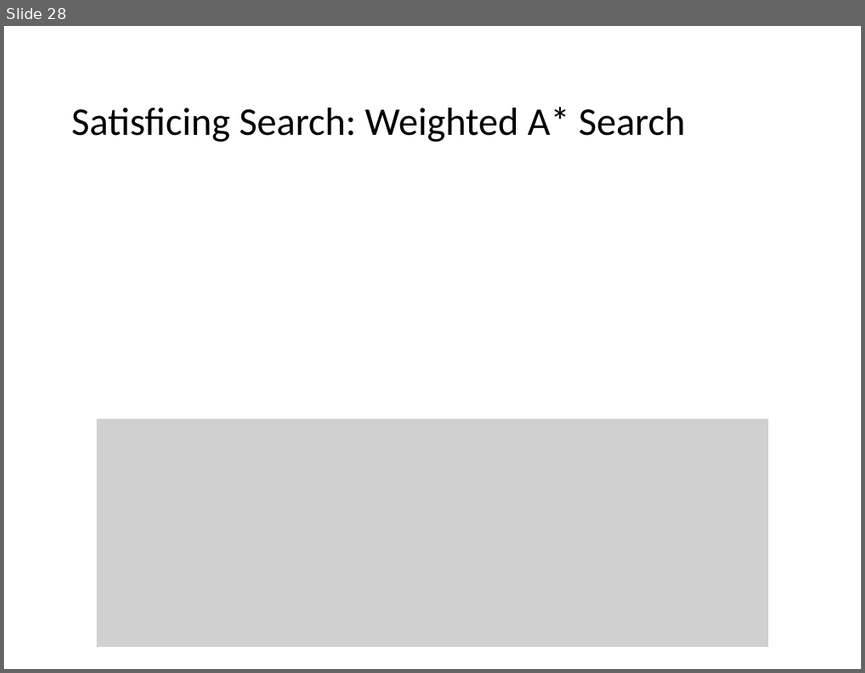
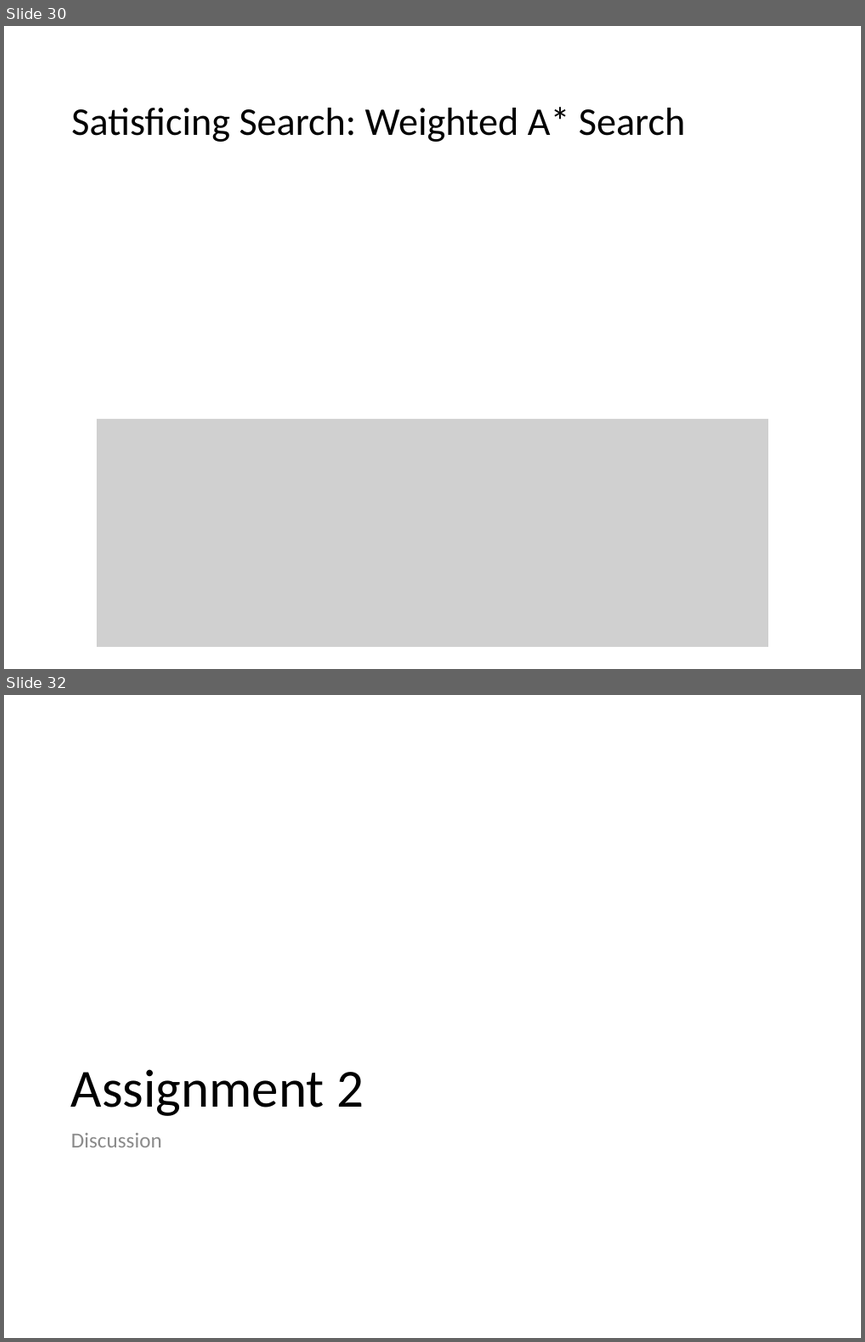
Before and after one commit to mhahsler/CS7320-AI, a slide deck: slides/03_search_discussion.pptx. Shown one above the other, each under a label of ours: slide 28 before the commit, slides 30 and 32 after it; the slides between them are not shown. The pictures are 865x673 and 865x1342 pixels, drawn with LibreOffice and Linux fonts; fonts in the diff are those of the drawing; grey boxes stand for pictures. Boxes give left, top, right and bottom in pixels: in the first picture for what was removed or moved away, otherwise in the second. Text is boxed around its words. In the diff, an @@ line names an element or a change of style, - is before the commit and + after.

Commit message:
added when we talk about assignments.

```diff
--- a/slides/03_search_discussion.pptx
+++ b/slides/03_search_discussion.pptx
@@ slide 32 added at box(4, 695, 861, 1338), background #FFFFFF @@
@@ title added at box(71, 1069, 364, 1116), 45 pt, text #000000 @@
+Assignment 2
@@ text added at box(71, 1133, 162, 1147), 18 pt, text #8C8C8C @@
+Discussion
@@ what was slide 28 is now slide 30 @@
```
Also in this commit, not shown: 10 slides changed, 5 other slides added, 4 slides removed, 1 other file.
